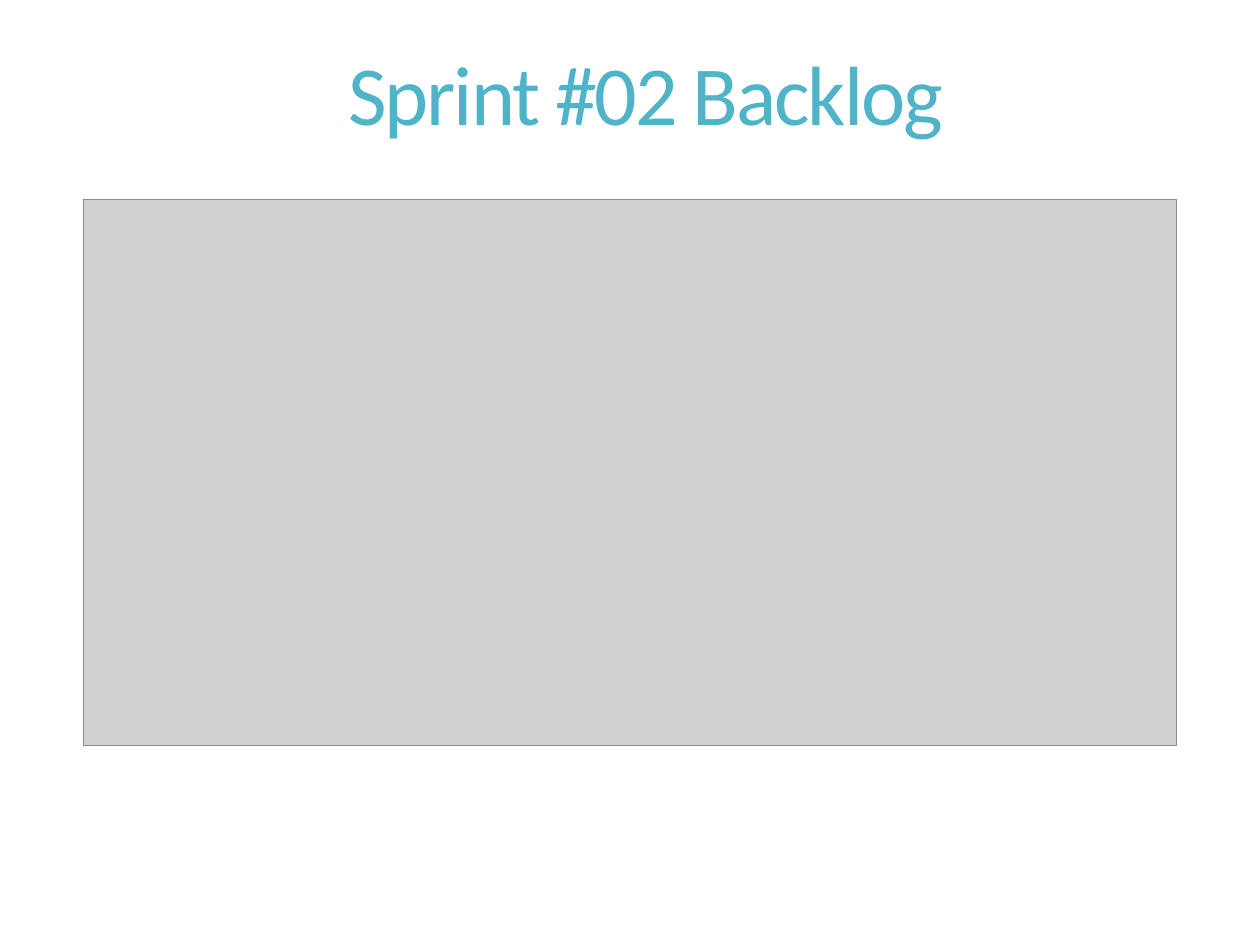
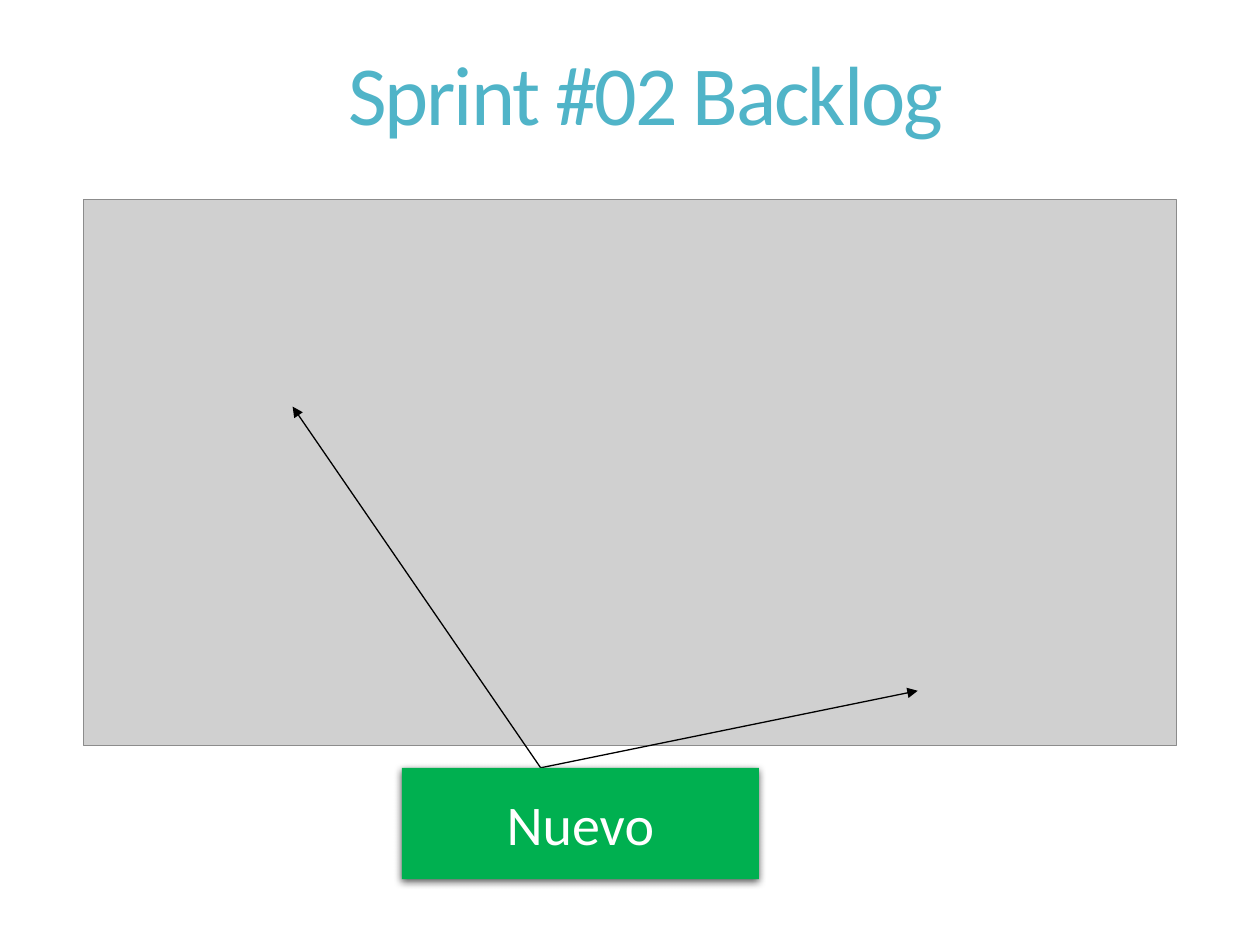
Before and after one commit to dschenkelman/a-malazan-wolvering, a slide deck: slide 7 of docs/Reuniones/Sprint 2/Reunion Informal 2013-09-23/Reunion informal 2013-09-23 .pptx. Drawn at 1260x945 pixels with LibreOffice and Linux fonts; fonts in the diff are those of the drawing; grey boxes stand for pictures. Boxes give left, top, right and bottom in pixels: in the first picture for what was removed or moved away, otherwise in the second. Text is boxed around its words. In the diff, an @@ line names an element or a change of style, - is before the commit and + after.

```diff
--- a/docs/Reuniones/Sprint 2/Reunion Informal 2013-09-23/Reunion informal 2013-09-23 .pptx
+++ b/docs/Reuniones/Sprint 2/Reunion Informal 2013-09-23/Reunion informal 2013-09-23 .pptx
@@ arrow added from (541, 767) to (292, 407), #000000 0.75 pt @@
@@ arrow added from (541, 767) to (917, 690), #000000 0.75 pt @@
@@ rectangle added at (402,767,759,878), fill #00B050, 32 pt, text #FFFFFF @@
+Nuevo
```
Also in this commit, not shown: 5 other slides changed, 2 slides added.
